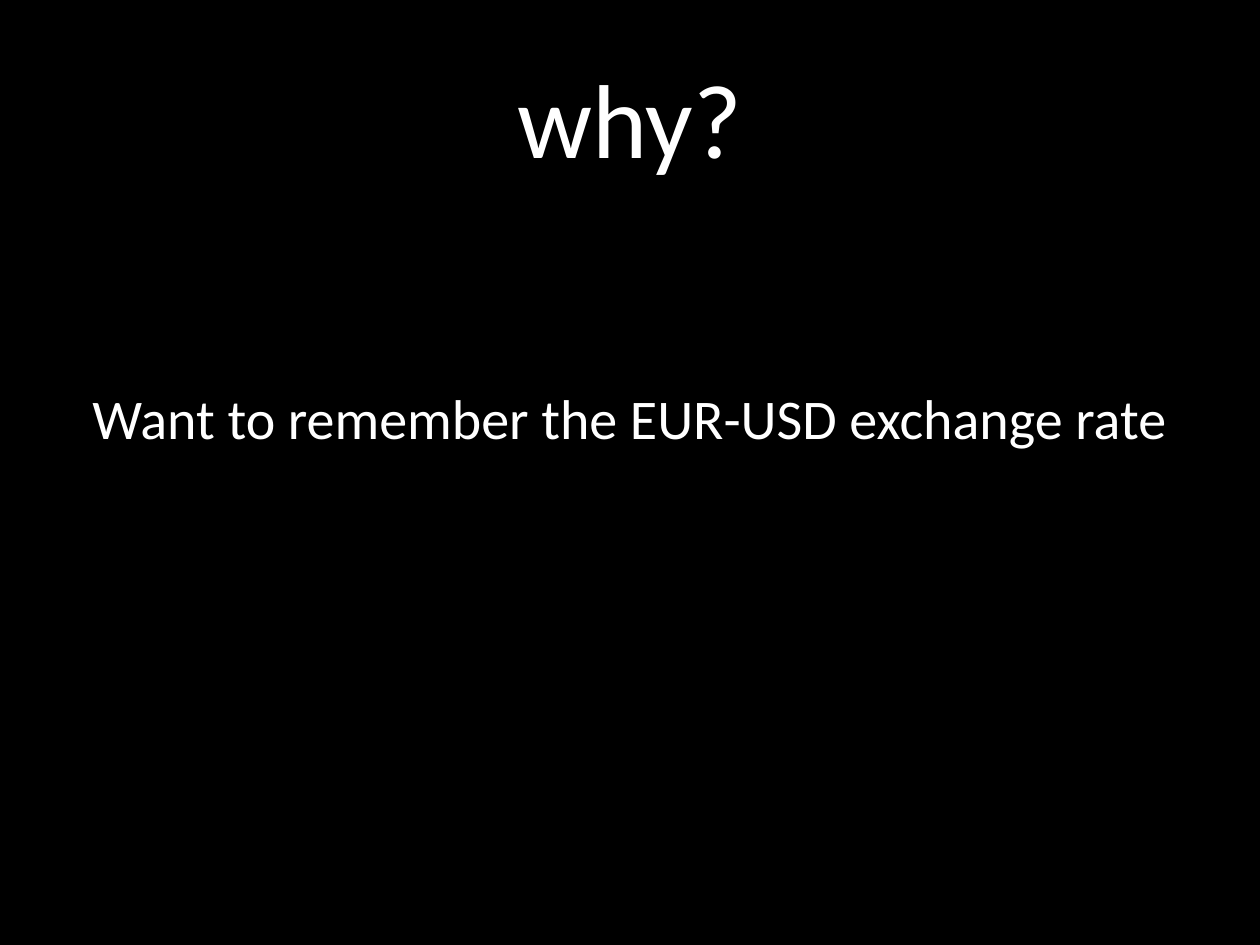
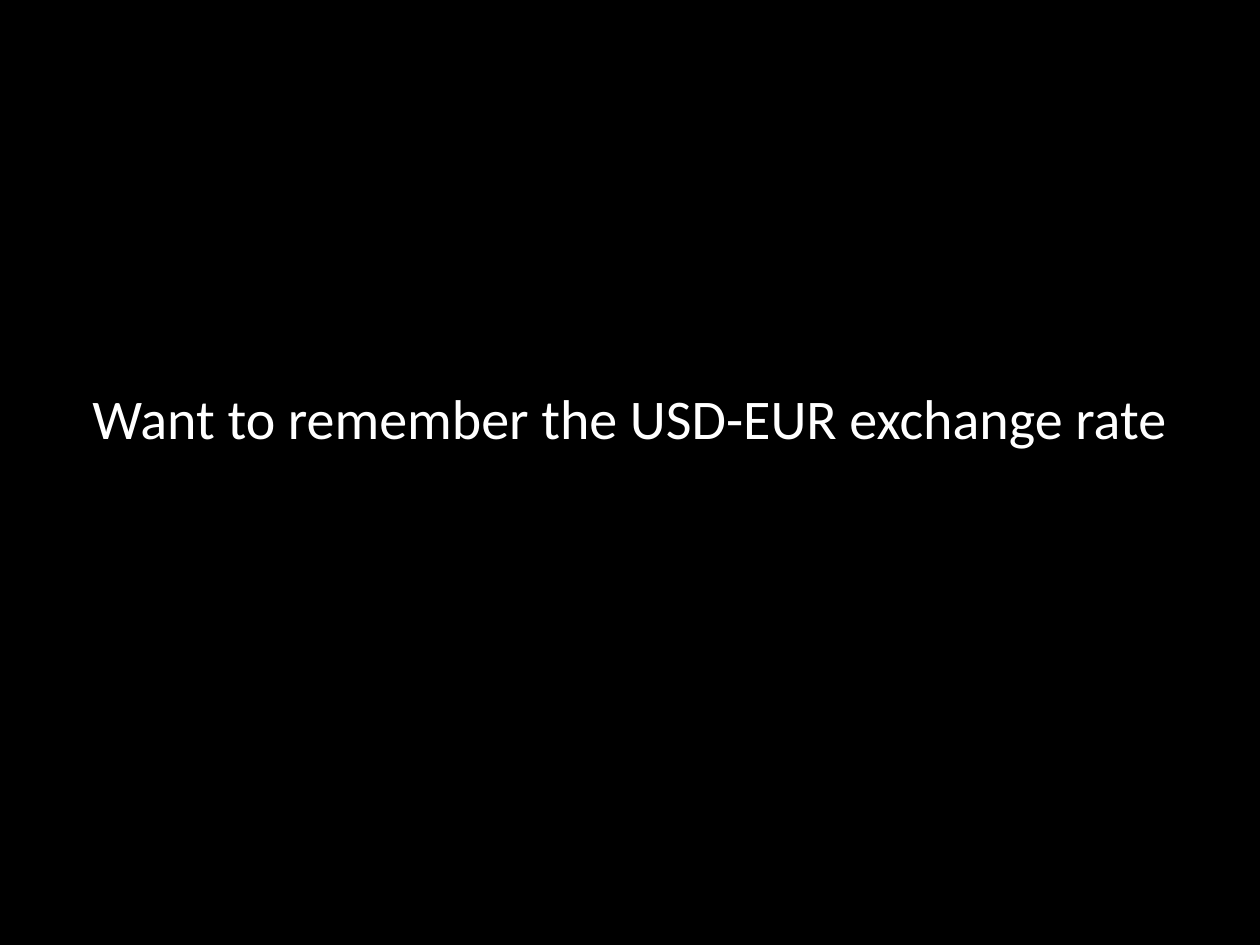
Before and after one commit to jessehartloff/CourseWebsite, a slide deck: slide 3 of static/courses/115Slides/1-Expressions.pptx. Drawn at 1260x945 pixels with LibreOffice and Linux fonts; fonts in the diff are those of the drawing. Boxes give left, top, right and bottom in pixels: in the first picture for what was removed or moved away, otherwise in the second. Text is boxed around its words. In the diff, an @@ line names an element or a change of style, - is before the commit and + after.

```diff
--- a/static/courses/115Slides/1-Expressions.pptx
+++ b/static/courses/115Slides/1-Expressions.pptx
@@ title removed at (518, 85, 742, 175) @@
-why?
@@ text at (92, 400, 1166, 449): text changed @@
-Want to remember the EUR-USD exchange rate
+Want to remember the USD-EUR exchange rate
```
Also in this commit, not shown: 5 other slides changed, 4 other files.
